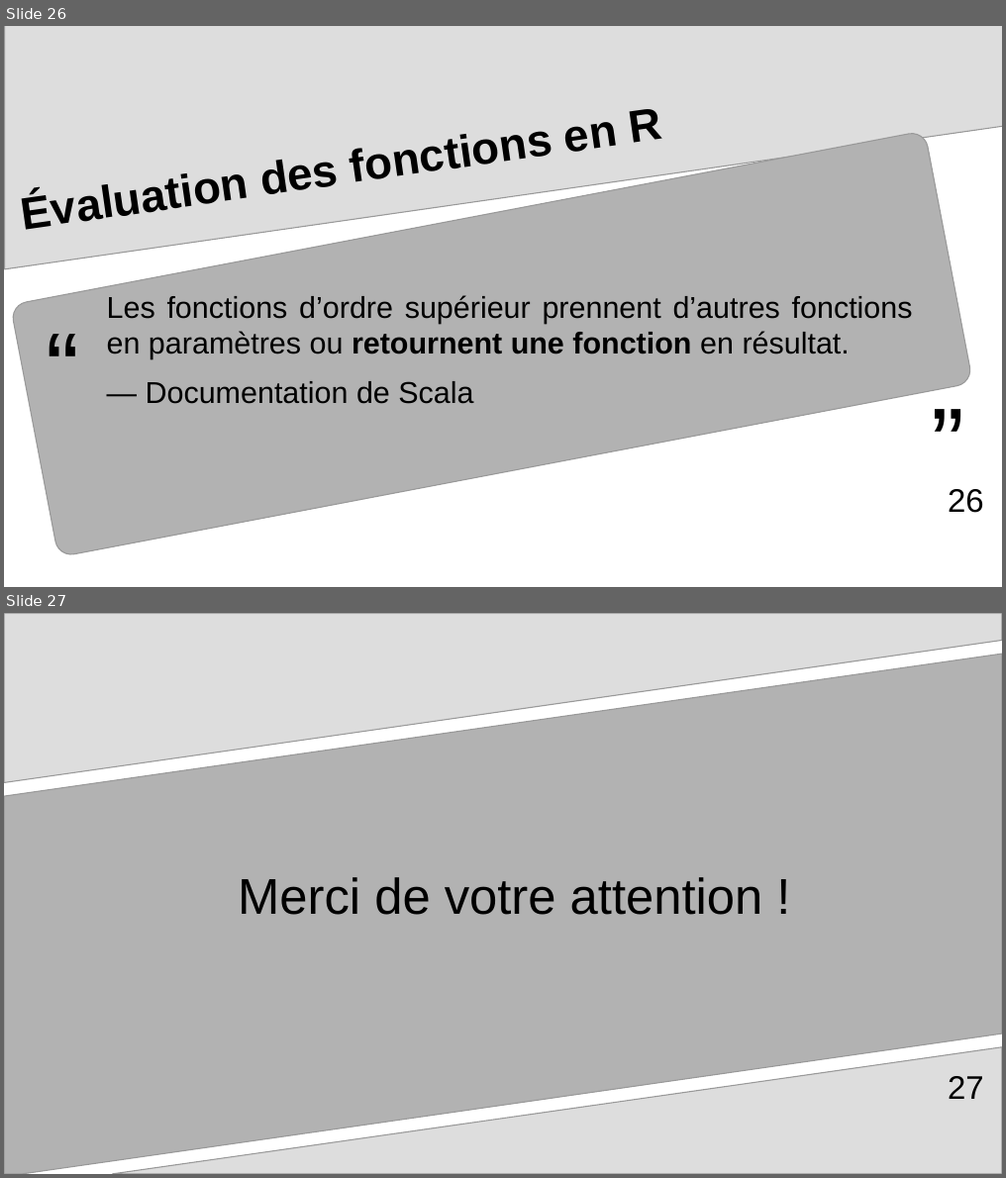
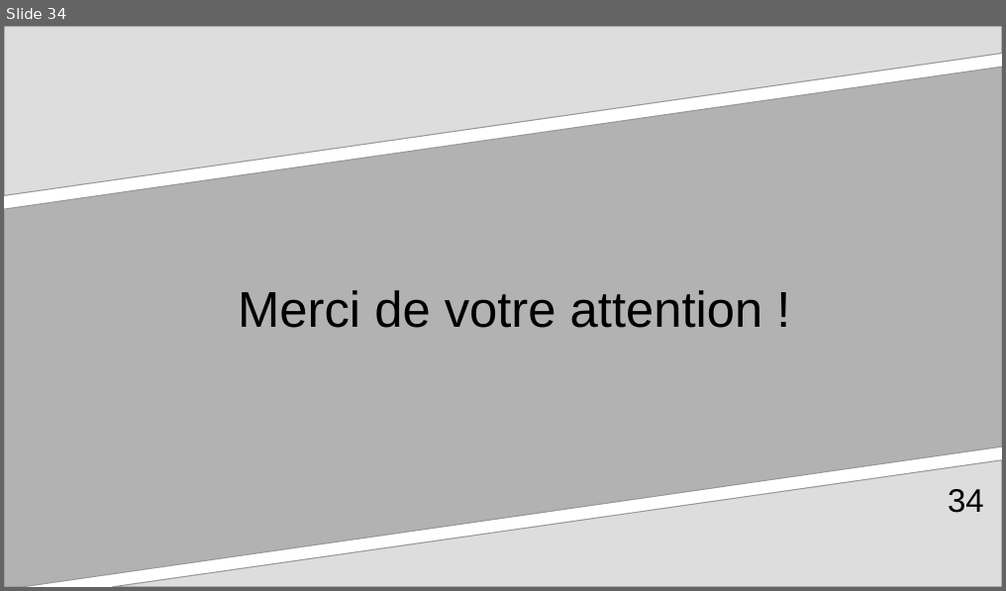
Before and after one commit to arnaud-feldmann/formation_r_drieets_prog_fonctionnelle, a slide deck: presentation.odp. Shown one above the other, each under a label of ours: slides 26 and 27 before the commit, slide 34 after it. The pictures are 1006x1178 and 1006x591 pixels, drawn with LibreOffice and Linux fonts; fonts in the diff are those of the drawing. Boxes give left, top, right and bottom in pixels: in the first picture for what was removed or moved away, otherwise in the second. Text is boxed around its words. In the diff, an @@ line names an element or a change of style, - is before the commit and + after.

Commit message:
presentation.odp ajout évaluation des fonctions en R

```diff
--- a/presentation.odp
+++ b/presentation.odp
@@ slide 26 removed at bbox=[4, 26, 1002, 587], background #FFFFFF @@
@@ freeform shape removed at bbox=[5, 26, 1002, 270] @@
@@ title removed at bbox=[631, 109, 663, 143] @@
-Évaluation des fonctions en R
@@ rounded rectangle removed at bbox=[11, 131, 973, 559] @@
@@ text removed at bbox=[31, 299, 94, 421] @@
-“
@@ text removed at bbox=[107, 295, 913, 404] @@
-Les fonctions d’ordre supérieur prennent d’autres fonctions en paramètres ou retournent une fonction en résultat.
-— Documentation de Scala
@@ text removed at bbox=[917, 374, 980, 496] @@
-”
@@ page number removed at bbox=[947, 489, 984, 513] @@
-26
@@ what was slide 27 is now slide 34 @@
@@ page number at bbox=[947, 489, 984, 513]: text changed @@
-27
+34
```
Also in this commit, not shown: 8 slides added.
